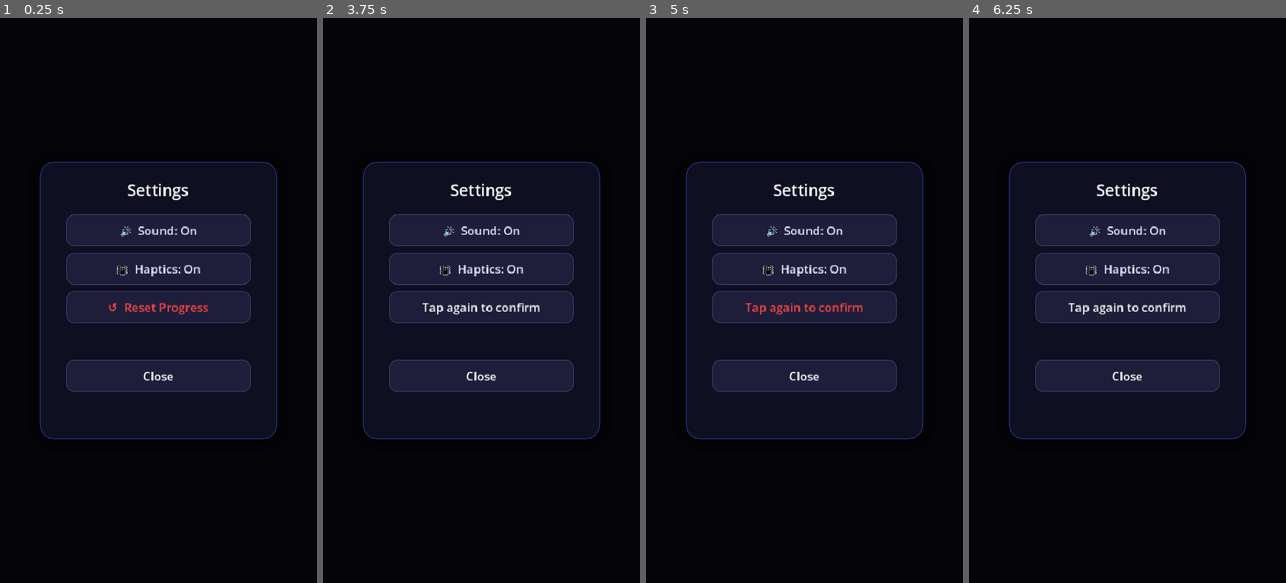
Above: before the commit, frames 1-4 (left to right).
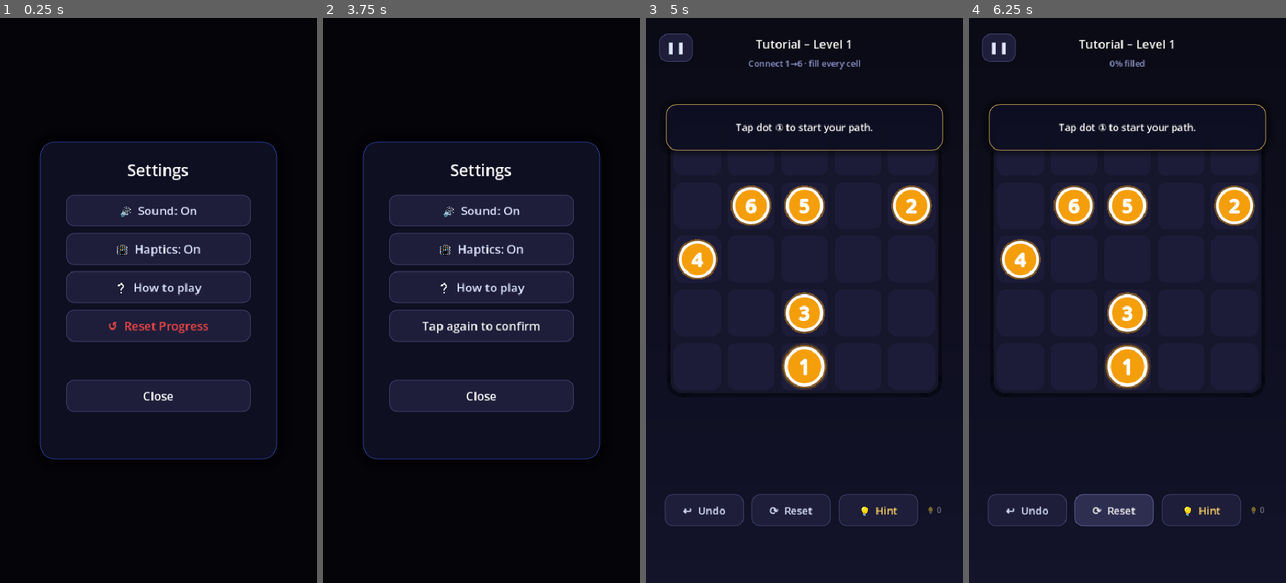
Above: after the commit, the same moments.

Repository: altafhssn/NumberZIpZap
Game: Godot game, scene res://scenes/Settings.tscn
Same seed, same stepped clock (60 frames per second), same inputs: the game is played once before the commit and once after it. This scene is started directly instead of the project's main scene.
Inputs (mouse positions are in pixels of both pictures, inside the frame that each line leads up to):
- Up to frame 1 (0.25 s): no input
- Up to frame 2 (3.75 s): click "🔊 Sound: On" at 0.5 s; click "🔇 Sound: Off" at 1.25 s; click "📳 Haptics: On" at 2 s; click "📴 Haptics: Off" at 2.75 s; click "↺ Reset Progress" at 3.5 s
- Up to frame 3 (5 s): click (804, 289) at 4.25 s, where only the run after the commit has a clickable "❔ How to play"
- Up to frame 4 (6.25 s): click "Tap again to confirm" (after the commit: "⟳ Reset") at 5 s; click "✓ Progress reset" (after the commit: "⟳ Reset") at 5.75 s

The runs differ from the first frame. In frame 1, 9.1% of the frame differs, in the area x 12-88%, y 21-79%; in frame 2, 9.3%; in frame 3, 48%, in the area x 0-100%, y 2-100%; in frame 4, 48%.

Commit message:
Add first-time tutorial + replay from Settings (v1.2)
New Tutorial overlay shown on level 1 until the player completes it:
contextual hints auto-advance based on game state ("Tap dot 1", "Drag
to dot 2", "Connect every number in order", "Fill every cell"). A
"How to play" entry in Settings lets the player replay the tutorial
any time. tutorial_done flag persisted in GameData.

Bumped version to 1.2 / code 3 for next Play upload.

Co-Authored-By: Claude Opus 4.7 <noreply@anthropic.com>

Diff:
--- a/scenes/Settings.tscn
+++ b/scenes/Settings.tscn
@@ -52,9 +52,9 @@
 anchor_right = 0.5
 anchor_bottom = 0.5
 offset_left = -180.0
-offset_top = -210.0
+offset_top = -240.0
 offset_right = 180.0
-offset_bottom = 210.0
+offset_bottom = 240.0
 theme_override_styles/panel = SubResource("card")
 
 [node name="TitleLabel" type="Label" parent="Card"]
@@ -93,11 +93,24 @@
 theme_override_styles/focus = SubResource("btn")
 text = "📳  Haptics: On"
 
-[node name="ResetBtn" type="Button" parent="Card"]
+[node name="TutorialBtn" type="Button" parent="Card"]
 offset_left = 40.0
 offset_top = 196.0
 offset_right = 320.0
 offset_bottom = 244.0
+theme_override_colors/font_color = Color(0.88, 0.9, 1, 1)
+theme_override_font_sizes/font_size = 18
+theme_override_styles/normal = SubResource("btn")
+theme_override_styles/hover = SubResource("btn")
+theme_override_styles/pressed = SubResource("btn")
+theme_override_styles/focus = SubResource("btn")
+text = "❔  How to play"
+
+[node name="ResetBtn" type="Button" parent="Card"]
+offset_left = 40.0
+offset_top = 254.0
+offset_right = 320.0
+offset_bottom = 302.0
 theme_override_colors/font_color = Color(0.94, 0.27, 0.27, 1)
 theme_override_font_sizes/font_size = 18
 theme_override_styles/normal = SubResource("btn")
@@ -108,9 +121,9 @@
 
 [node name="CloseBtn" type="Button" parent="Card"]
 offset_left = 40.0
-offset_top = 300.0
+offset_top = 360.0
 offset_right = 320.0
-offset_bottom = 348.0
+offset_bottom = 408.0
 theme_override_colors/font_color = Color(1, 1, 1, 1)
 theme_override_font_sizes/font_size = 18
 theme_override_styles/normal = SubResource("btn")
--- /dev/null
+++ b/scenes/Tutorial.tscn
@@ -0,0 +1,41 @@
+[gd_scene load_steps=3 format=3 uid="uid://b0tut00zip001"]
+
+[ext_resource type="Script" path="res://scripts/Tutorial.gd" id="1_tut"]
+
+[sub_resource type="StyleBoxFlat" id="card"]
+content_margin_left = 18.0
+content_margin_top = 12.0
+content_margin_right = 18.0
+content_margin_bottom = 12.0
+bg_color = Color(0.0588235, 0.0588235, 0.137255, 0.95)
+border_width_left = 1
+border_width_top = 1
+border_width_right = 1
+border_width_bottom = 1
+border_color = Color(1, 0.819608, 0.392157, 0.75)
+corner_radius_top_left = 16
+corner_radius_top_right = 16
+corner_radius_bottom_right = 16
+corner_radius_bottom_left = 16
+shadow_color = Color(0, 0, 0, 0.45)
+shadow_size = 12
+
+[node name="Tutorial" type="CanvasLayer"]
+layer = 12
+script = ExtResource("1_tut")
+
+[node name="Card" type="PanelContainer" parent="."]
+offset_left = 30.0
+offset_top = 130.0
+offset_right = 450.0
+offset_bottom = 200.0
+theme_override_styles/panel = SubResource("card")
+mouse_filter = 2
+
+[node name="Label" type="Label" parent="Card"]
+horizontal_alignment = 1
+vertical_alignment = 1
+autowrap_mode = 2
+theme_override_colors/font_color = Color(1, 1, 1, 1)
+theme_override_font_sizes/font_size = 15
+text = "Tap dot 1 to start your path."
--- a/scripts/GameData.gd
+++ b/scripts/GameData.gd
@@ -8,6 +8,7 @@
 var stars: Dictionary = {}         # { level:int -> stars:int }
 var sound_on: bool = true
 var haptics_on: bool = true
+var tutorial_done: bool = false
 var selected_level: int = 1        # level the gameplay scene should load
 
 func _ready():
@@ -39,6 +40,7 @@
 		"stars": stars,
 		"sound_on": sound_on,
 		"haptics_on": haptics_on,
+		"tutorial_done": tutorial_done,
 	}
 	var f := FileAccess.open(SAVE_PATH, FileAccess.WRITE)
 	if f:
@@ -59,6 +61,7 @@
 	max_unlocked = int(data.get("max_unlocked", 1))
 	sound_on = bool(data.get("sound_on", true))
 	haptics_on = bool(data.get("haptics_on", true))
+	tutorial_done = bool(data.get("tutorial_done", false))
 	stars.clear()
 	var s = data.get("stars", {})
 	if typeof(s) == TYPE_DICTIONARY:
--- a/scripts/Main.gd
+++ b/scripts/Main.gd
@@ -16,6 +16,7 @@
 var GameStateScript = preload("res://scripts/GameState.gd")
 var AudioScript = preload("res://scripts/Audio.gd")
 var PauseScene = preload("res://scenes/Pause.tscn")
+var TutorialScene = preload("res://scenes/Tutorial.tscn")
 
 var audio = null
 
@@ -68,7 +69,19 @@
 	grid.setup(data)
 	hud.update_for_level(current_level, data)
 
+	# First-time tutorial on level 1
+	if current_level == 1 and not GameData.tutorial_done:
+		_show_tutorial()
+
 	emit_signal("level_loaded")
+
+func _show_tutorial():
+	if has_node("Tutorial"):
+		return
+	var t = TutorialScene.instantiate()
+	t.name = "Tutorial"
+	add_child(t)
+	t.setup(game_state)
 
 func on_cell_tapped(row: int, col: int):
 	if game_state.is_completed:
@@ -152,6 +165,9 @@
 	var moves_val = game_state.moves
 
 	GameData.record_result(current_level, stars)
+	if current_level == 1:
+		GameData.tutorial_done = true
+		GameData.save_game()
 	GameData.selected_level = current_level + 1
 
 	emit_signal("level_completed", stars, time_val, moves_val)
--- a/scripts/Settings.gd
+++ b/scripts/Settings.gd
@@ -6,6 +6,7 @@
 
 @onready var sound_btn: Button = $Card/SoundBtn
 @onready var haptics_btn: Button = $Card/HapticsBtn
+@onready var tutorial_btn: Button = $Card/TutorialBtn
 @onready var reset_btn: Button = $Card/ResetBtn
 @onready var close_btn: Button = $Card/CloseBtn
 
@@ -17,8 +18,17 @@
 	_refresh_haptics()
 	sound_btn.pressed.connect(_on_sound)
 	haptics_btn.pressed.connect(_on_haptics)
+	tutorial_btn.pressed.connect(_on_tutorial)
 	reset_btn.pressed.connect(_on_reset)
 	close_btn.pressed.connect(_on_close)
+
+func _on_tutorial():
+	GameData.tutorial_done = false
+	GameData.selected_level = 1
+	GameData.save_game()
+	get_tree().paused = false
+	Transition.goto("res://scenes/Main.tscn")
+	queue_free()
 
 func _refresh_sound():
 	var on := GameData.sound_on
--- /dev/null
+++ b/scripts/Tutorial.gd
@@ -0,0 +1,56 @@
+# Tutorial.gd
+# First-time onboarding overlay. Shown on level 1 until the player completes it.
+# Polls the game state and auto-advances through contextual hints — no taps to
+# dismiss, no blocking input.
+extends CanvasLayer
+
+@onready var card: PanelContainer = $Card
+@onready var label: Label = $Card/Label
+
+var _state = null    # GameState ref
+var _step := -1
+
+const STEPS := [
+	"Tap dot ① to start your path.",
+	"Drag through adjacent cells to dot ②.",
+	"Connect every number in order.",
+	"Fill every cell — end on the last number to win!",
+]
+
+func setup(game_state):
+	_state = game_state
+	_show(0)
+
+func _process(_dt):
+	if _state == null:
+		return
+	if _state.is_completed:
+		_dismiss()
+		return
+	var nd: int = _state.next_dot_index
+	var dots_total: int = _state.dots.size()
+	# Auto-advance based on progress
+	if _step == 0 and nd >= 1:
+		_show(1)
+	elif _step == 1 and nd >= 2:
+		_show(2)
+	elif _step == 2 and nd >= dots_total:
+		_show(3)
+
+func _show(i: int):
+	if i == _step:
+		return
+	_step = i
+	label.text = STEPS[i]
+	card.modulate.a = 0.0
+	var t := create_tween()
+	t.tween_property(card, "modulate:a", 1.0, 0.25)
+
+func _dismiss():
+	if not is_inside_tree():
+		return
+	_state = null
+	var t := create_tween()
+	t.tween_property(card, "modulate:a", 0.0, 0.35)
+	await t.finished
+	queue_free()
Not shown, changed: export_presets.cfg
